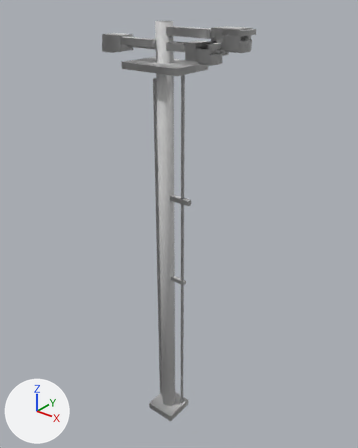
Two versions of the FBX model game/Airside/Assets/Airside/Art/Models/Props/mdl_airfield_lighting_kit_authored_v01.fbx, one commit apart.
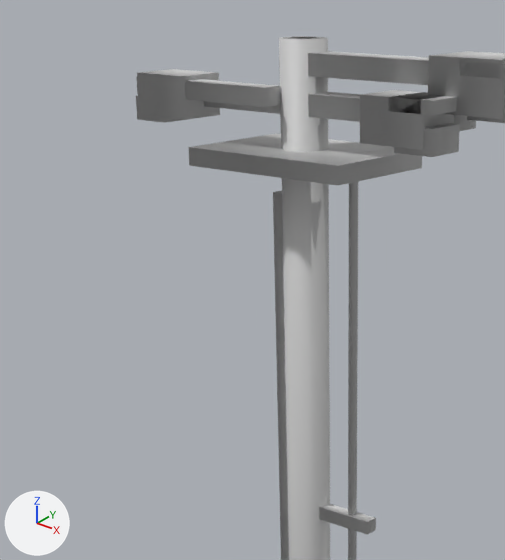
The first picture shows the older version from a 50 mm camera at (0.0605, -0.0715, 0.097) aimed at (0.001, 0.0029, 0.0508). The close-ups show the older and then the newer version on the part from 14% to 67% of the width and 2% to 48% of the height of that picture. Only the edits that show in the close-ups are written down. Arrows for +X, +Y and +Z are at lower left; the lights stay in place. Where no turn or scale is listed for an object, it has been applied to the vertices.

Objects in the first close-up: 'apron_floodlight', 'flood_arm', 'flood_arm_b', 'flood_crossarm', 'flood_guy', 'flood_head', 'flood_head_b', 'flood_head_c', 'flood_ladder', 'flood_lamp_b', 'flood_platform', 'flood_visor_b' and 5 more.
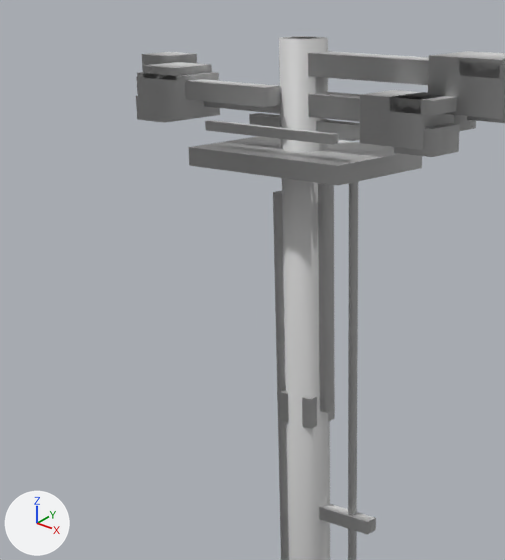
Location of each change, [x1, y1, x2, y2] in pixels of the close-ups (505 x 560 px):
'flood_cable_tray', added
    after: [318, 183, 335, 413]
'flood_handrail', added
    after: [205, 120, 338, 145]
'flood_crossarm_brace', added
    after: [249, 113, 360, 141]
'flood_visor_c', added
    after: [143, 62, 212, 80]
'flood_junction', added
    after: [280, 390, 335, 429]
'flood_lamp_d', added
    after: [142, 52, 197, 69]

Edits to the bpy script that builds the scene:
```text
Add me_mesh_045:
    me_mesh_045.from_pydata(...)  # a box spanning x 0.0014..0.0022, y -0.0004..0.0004, z 0.066..0.082
    me_mesh_045.polygons.foreach_set('use_smooth', [True] * 12)
    me_mesh_045.materials.append(mat_defaultmaterial)  # light grey #cbcbcb
Add me_mesh_044:
    me_mesh_044.from_pydata(...)  # a box spanning x -0.0014..0.0014, y -0.0014..0.0014, z 0.0649..0.0671
    me_mesh_044.polygons.foreach_set('use_smooth', [True] * 12)
    me_mesh_044.materials.append(mat_defaultmaterial)  # light grey #cbcbcb
Add me_mesh_046:
    me_mesh_046.from_pydata(...)  # a box spanning x -0.0055..0.0055, y -0.0038..-0.0032, z 0.0852..0.0858
    me_mesh_046.polygons.foreach_set('use_smooth', [True] * 12)
    me_mesh_046.materials.append(mat_defaultmaterial)  # light grey #cbcbcb
Add me_mesh_052:
    me_mesh_052.from_pydata(...)  # a box spanning x -0.0154..-0.0126, y 0.0001..0.0029, z 0.0877..0.0893
    me_mesh_052.polygons.foreach_set('use_smooth', [True] * 12)
    me_mesh_052.materials.append(mat_defaultmaterial)  # light grey #cbcbcb
Add me_mesh_054:
    me_mesh_054.from_pydata(...)  # a box spanning x -0.0045..0.0045, y -0.0005..0.0005, z 0.085..0.086
    me_mesh_054.polygons.foreach_set('use_smooth', [True] * 12)
    me_mesh_054.materials.append(mat_defaultmaterial)  # light grey #cbcbcb
Add me_mesh_053:
    me_mesh_053.from_pydata(...)  # a box spanning x -0.0121..-0.0089, y -0.00295..0.00055, z 0.0881..0.0889
    me_mesh_053.polygons.foreach_set('use_smooth', [True] * 12)
    me_mesh_053.materials.append(mat_defaultmaterial)  # light grey #cbcbcb
Add ob_flood_cable_tray:
    ob_flood_cable_tray = bpy.data.objects.new('flood_cable_tray', me_mesh_045)
    ob_flood_cable_tray.location = (0.0, 0.0, 0.0)
Add ob_flood_junction:
    ob_flood_junction = bpy.data.objects.new('flood_junction', me_mesh_044)
    ob_flood_junction.location = (0.0, 0.0, 0.0)
Add ob_flood_handrail:
    ob_flood_handrail = bpy.data.objects.new('flood_handrail', me_mesh_046)
    ob_flood_handrail.location = (0.0, 0.0, 0.0)
Add ob_flood_lamp_d:
    ob_flood_lamp_d = bpy.data.objects.new('flood_lamp_d', me_mesh_052)
    ob_flood_lamp_d.location = (0.0, 0.0, 0.0)
Add ob_flood_crossarm_brace:
    ob_flood_crossarm_brace = bpy.data.objects.new('flood_crossarm_brace', me_mesh_054)
    ob_flood_crossarm_brace.location = (0.0, 0.0, 0.0)
Add ob_flood_visor_c:
    ob_flood_visor_c = bpy.data.objects.new('flood_visor_c', me_mesh_053)
    ob_flood_visor_c.location = (0.0, 0.0, 0.0)
```
